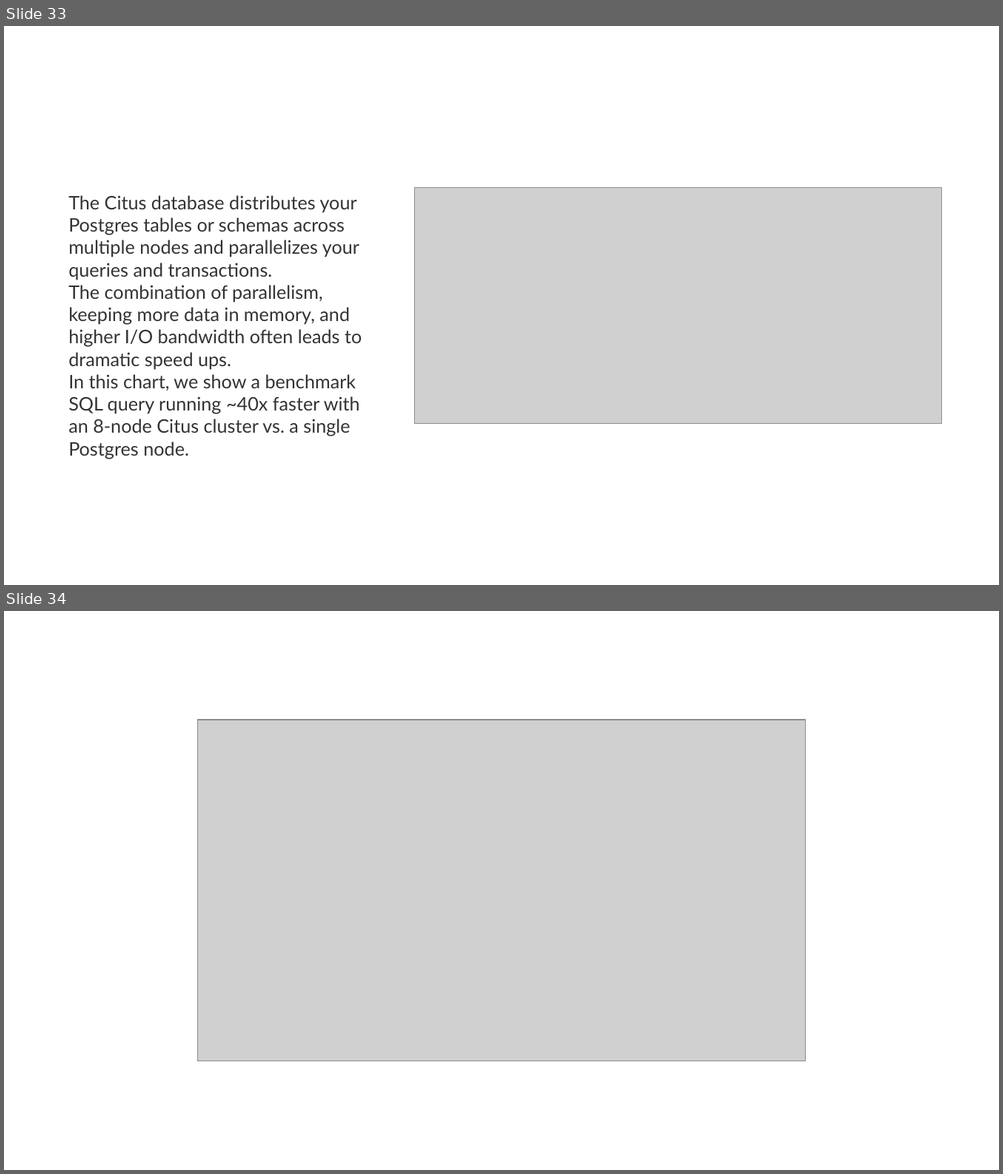
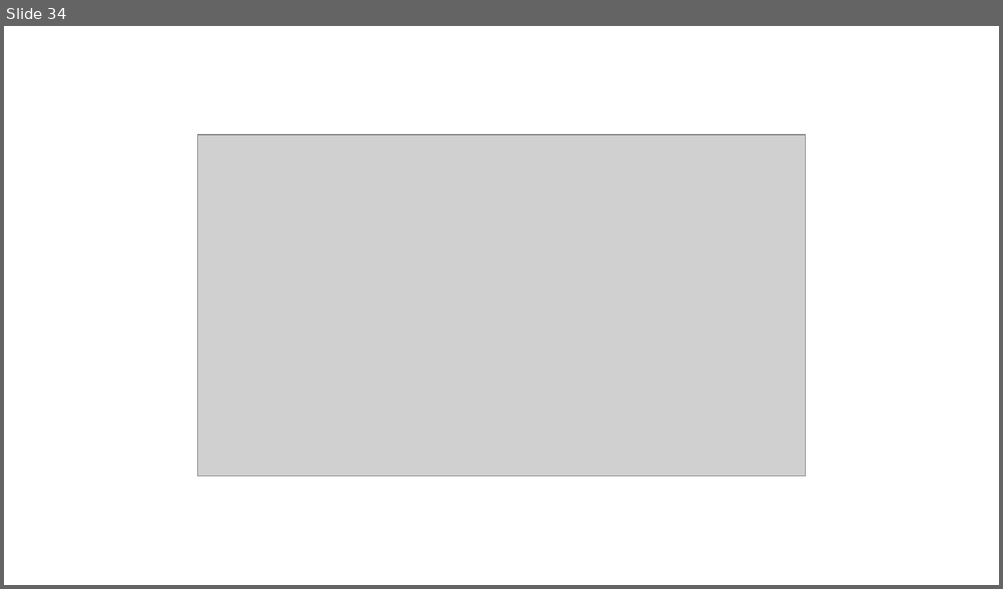
Before and after one commit to martim-x/K8sCitusCluster, a slide deck: conference/resources/Conference.pptx. Shown one above the other, each under a label of ours: slides 33 and 34 before the commit, slide 34 after it. The pictures are 1003x1174 and 1003x589 pixels, drawn with LibreOffice and Linux fonts; fonts in the diff are those of the drawing; grey boxes stand for pictures. Boxes give left, top, right and bottom in pixels: in the first picture for what was removed or moved away, otherwise in the second. Text is boxed around its words. In the diff, an @@ line names an element or a change of style, - is before the commit and + after.

Commit message:
updated pptx

```diff
--- a/conference/resources/Conference.pptx
+++ b/conference/resources/Conference.pptx
@@ slide 33 removed at <box>4,26,999,585</box>, background #FFFFFF @@
@@ text removed at <box>68,195,361,459</box> @@
-The Citus database distributes your Postgres tables or schemas across multiple nodes and parallelizes your queries and transactions.
-The combination of parallelism, keeping more data in memory, and higher I/O bandwidth often leads to dramatic speed ups.
-In this chart, we show a benchmark SQL query running ~40x faster with an 8-node Citus cluster vs. a single Postgres node.
@@ picture removed at <box>415,188,941,424</box> @@
```
Also in this commit, not shown: 20 slides added, 19 other slides removed.
